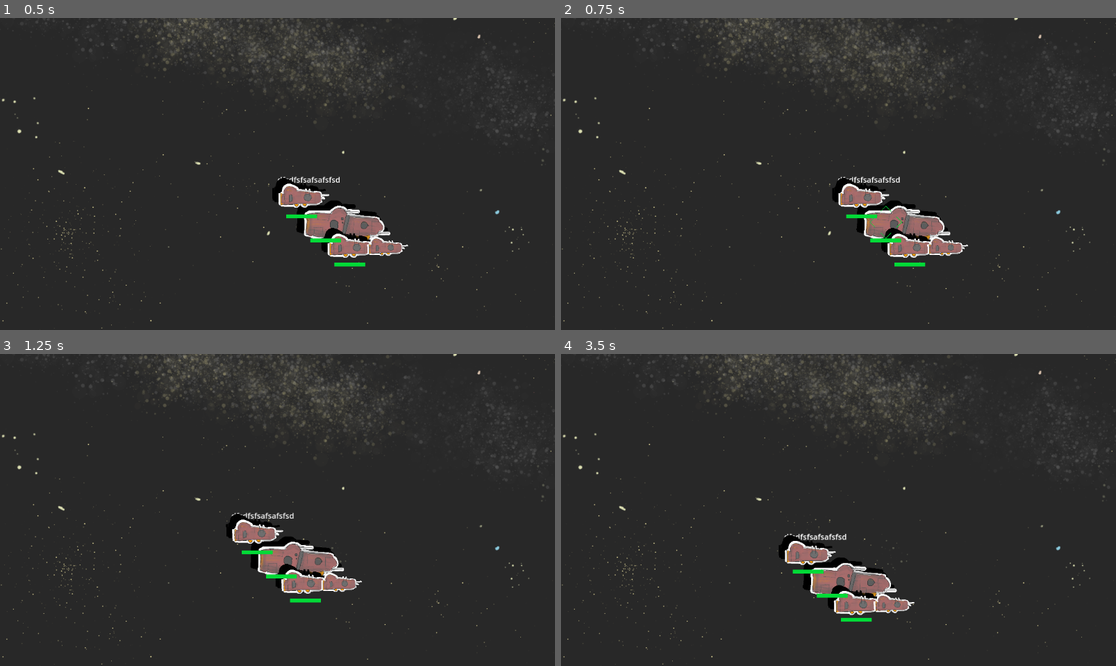
Above: before the commit, frames 1-4 (two rows, left to right).
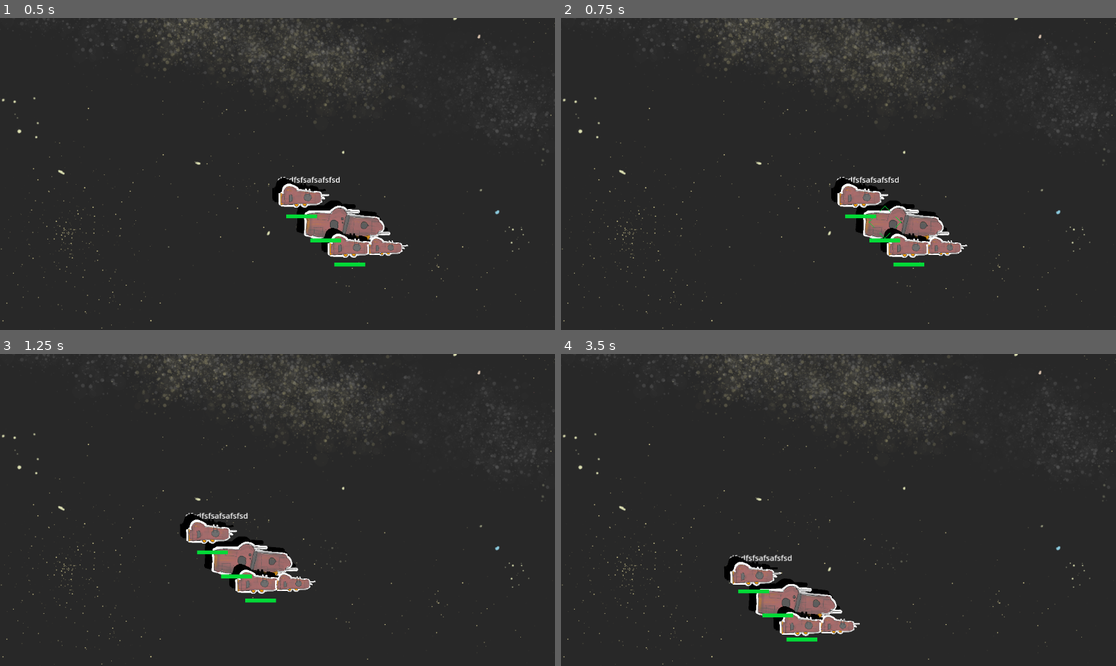
Above: after the commit, the same moments.

Repository: The-Churrosaur/fleetlike
Game: Godot game, scene res://_globals/game_manager.tscn
Same seed, same stepped clock (60 frames per second), same inputs: the game is played once before the commit and once after it.
Inputs (mouse positions are in pixels of both pictures, inside the frame that each line leads up to):
- Up to frame 1 (0.5 s): no input
- Up to frame 2 (0.75 s): tap Enter (ui_accept) at 0.5 s; move the mouse to (888, 220) at 0.52 s; hold Right (ui_right) from 0.53 s (still down); hold 1 (ui_1, bound only after the commit) from 0.53 s (still down)
- Up to frame 3 (1.25 s): keep holding Right (ui_right); keep holding 1 (ui_1, bound only after the commit); tap Enter (ui_accept) at 0.77 s; tap 2 (ui_2, bound only after the commit) at 0.8 s
- Up to frame 4 (3.5 s): move the mouse to (816, 534) at 1.27 s; release Right (ui_right) at 1.28 s; release 1 (ui_1, bound only after the commit) at 1.28 s; hold Down (ui_down) 1.28-2.03 s; tap 2 (ui_2, bound only after the commit) at 1.35 s; tap Enter (ui_accept) at 1.52, 3.02 s; tap 3 (ui_3, bound only after the commit) at 1.55 s; move the mouse to (860, 556) at 2.02 s; hold Right (ui_right) 2.03-2.78 s; hold 3 (ui_3, bound only after the commit) 2.03-2.78 s; tap 4 (ui_4, bound only after the commit) at 2.3, 2.85 s; move the mouse to (810, 572) at 2.77 s; hold Up (ui_up) from 2.78 s (still down); tap 1 (ui_1, bound only after the commit) at 3.05 s

Frame 1 is identical in both runs. In frame 2, 0.9% of the frame differs, in the area x 48-74%, y 50-80%; in frame 3, 5.0%; in frame 4, 6.1%, in the area x 29-64%, y 57-93%.
Error after the commit: Invalid access to property or key '1' on a base object of type 'Dictionary'. (res://battle/controller/control_group_manager.gd:29)

Commit message:
control groups

Diff:
--- a/battle/camera/battle_camera.gd
+++ b/battle/camera/battle_camera.gd
@@ -1,6 +1,6 @@
 extends Camera2D
 
-@export var speed = 200.0
+@export var speed = 400.0
 @export var zoom_out_amount = 1.1
 @export var zoom_in_amount = 0.9
 
--- a/battle/controller/battle_controller.tscn
+++ b/battle/controller/battle_controller.tscn
@@ -1,7 +1,8 @@
-[gd_scene load_steps=3 format=3 uid="uid://d32mj4aiu8e4n"]
+[gd_scene load_steps=4 format=3 uid="uid://d32mj4aiu8e4n"]
 
 [ext_resource type="Script" uid="uid://dwo8wu7m721sh" path="res://battle/controller/battle_controller.gd" id="1_oj5x6"]
 [ext_resource type="PackedScene" uid="uid://de3p2ipojaidu" path="res://battle/controller/ship_selection_manager.tscn" id="2_hj4j3"]
+[ext_resource type="PackedScene" uid="uid://28epksvf7ilx" path="res://battle/controller/control_group_manager.tscn" id="3_7l2vi"]
 
 [node name="BattleController" type="Node2D"]
 script = ExtResource("1_oj5x6")
@@ -12,3 +13,6 @@
 text = "dfsdfsfsafsafsfsd"
 
 [node name="ShipSelectionManager" parent="." instance=ExtResource("2_hj4j3")]
+
+[node name="ControlGroupManager" parent="." node_paths=PackedStringArray("selection_manager") instance=ExtResource("3_7l2vi")]
+selection_manager = NodePath("../ShipSelectionManager")
--- /dev/null
+++ b/battle/controller/control_group_manager.gd
@@ -0,0 +1,38 @@
+
+class_name ControlGroupManager
+extends Node2D
+
+
+@export var selection_manager : ShipSelectionManager
+
+var groups = {} # group number, array of ships
+
+func _unhandled_input(event: InputEvent) -> void:
+
+	# group creation
+
+	if event.is_action_pressed("ui_ctrl_1"):
+		groups[1] = selection_manager.selected_ships.keys()
+
+	elif event.is_action_pressed("ui_ctrl_2"):
+		groups[2] = selection_manager.selected_ships.keys()
+
+	elif event.is_action_pressed("ui_ctrl_3"):
+		groups[3] = selection_manager.selected_ships.keys()
+
+	elif event.is_action_pressed("ui_ctrl_4"):
+		groups[4] = selection_manager.selected_ships.keys()
+
+	# group selection
+
+	elif event.is_action_pressed("ui_1"):
+		selection_manager.select_given_ships(groups[1])
+
+	elif event.is_action_pressed("ui_2"):
+		selection_manager.select_given_ships(groups[2])
+
+	elif event.is_action_pressed("ui_3"):
+		selection_manager.select_given_ships(groups[3])
+
+	elif event.is_action_pressed("ui_4"):
+		selection_manager.select_given_ships(groups[4])
--- /dev/null
+++ b/battle/controller/control_group_manager.tscn
@@ -0,0 +1,6 @@
+[gd_scene load_steps=2 format=3 uid="uid://28epksvf7ilx"]
+
+[ext_resource type="Script" uid="uid://chiy6ft660t0u" path="res://battle/controller/control_group_manager.gd" id="1_lhuwc"]
+
+[node name="ControlGroupManager" type="Node2D"]
+script = ExtResource("1_lhuwc")
--- a/battle/controller/ship_selection_manager.gd
+++ b/battle/controller/ship_selection_manager.gd
@@ -5,8 +5,8 @@
 
 @onready var selection_area: ShipSelectionArea = $SelectionArea
 
-var hovered_ships = {} # ship -> hover sprite
-var selected_ships = {} # ship -> selection sprite
+var hovered_ships = {} # ship -> bool
+var selected_ships = {} # ship -> bool
 
 
 
@@ -42,6 +42,11 @@
 	selection_area.end_selection()
 
 
+func select_given_ships(ships : Array):
+	for ship : Ship in selected_ships.keys(): _deselect_ship(ship)
+	for ship in ships: _select_ship(ship)
+
+
 func _select_ship(ship : Ship):
 	ship.select_ship()
 	selected_ships[ship] = true
--- a/battle/ship/ship.tscn
+++ b/battle/ship/ship.tscn
@@ -160,7 +160,7 @@
 
 [node name="FireControlManager" parent="." node_paths=PackedStringArray("sensors", "weapons") instance=ExtResource("17_6fnym")]
 sensors = [NodePath("Sensor")]
-weapons = [NodePath(""), NodePath("")]
+weapons = [null, null]
 
 [node name="Sensor" parent="FireControlManager" instance=ExtResource("19_2hj83")]
 
--- a/battle/ship/weapons/bullets/bullet_mover.gd
+++ b/battle/ship/weapons/bullets/bullet_mover.gd
@@ -14,7 +14,7 @@
 	bullet.global_position += bullet.global_transform.x * velocity * delta
 
 	if bullet.target:
-		print("bullet has target lerping")
+		#print("bullet has target lerping")
 		target_looker.look_at(bullet.target.global_position)
 		bullet.global_rotation = lerp_angle(bullet.global_rotation, target_looker.global_rotation, 1.0 * delta)
 
--- a/project.godot
+++ b/project.godot
@@ -80,6 +80,46 @@
 "events": [Object(InputEventMouseButton,"resource_local_to_scene":false,"resource_name":"","device":-1,"window_id":0,"a …(253 unchanged characters)…
 ]
 }
+ui_1={
+"deadzone": 0.2,
+"events": [Object(InputEventKey,"resource_local_to_scene":false,"resource_name":"","device":-1,"window_id":0,"alt_pressed":false,"shift_pressed":false,"ctrl_pressed":false,"meta_pressed":false,"pressed":false,"keycode":0,"physical_keycode":49,"key_label":0,"unicode":49,"location":0,"echo":false,"script":null)
+]
+}
+ui_2={
+"deadzone": 0.2,
+"events": [Object(InputEventKey,"resource_local_to_scene":false,"resource_name":"","device":-1,"window_id":0,"alt_pressed":false,"shift_pressed":false,"ctrl_pressed":false,"meta_pressed":false,"pressed":false,"keycode":0,"physical_keycode":50,"key_label":0,"unicode":50,"location":0,"echo":false,"script":null)
+]
+}
+ui_3={
+"deadzone": 0.2,
+"events": [Object(InputEventKey,"resource_local_to_scene":false,"resource_name":"","device":-1,"window_id":0,"alt_pressed":false,"shift_pressed":false,"ctrl_pressed":false,"meta_pressed":false,"pressed":false,"keycode":0,"physical_keycode":51,"key_label":0,"unicode":51,"location":0,"echo":false,"script":null)
+]
+}
+ui_4={
+"deadzone": 0.2,
+"events": [Object(InputEventKey,"resource_local_to_scene":false,"resource_name":"","device":-1,"window_id":0,"alt_pressed":false,"shift_pressed":false,"ctrl_pressed":false,"meta_pressed":false,"pressed":false,"keycode":0,"physical_keycode":52,"key_label":0,"unicode":52,"location":0,"echo":false,"script":null)
+]
+}
+ui_ctrl_1={
+"deadzone": 0.2,
+"events": [Object(InputEventKey,"resource_local_to_scene":false,"resource_name":"","device":-1,"window_id":0,"alt_pressed":false,"shift_pressed":false,"ctrl_pressed":true,"meta_pressed":false,"pressed":false,"keycode":0,"physical_keycode":49,"key_label":0,"unicode":49,"location":0,"echo":false,"script":null)
+]
+}
+ui_ctrl_2={
+"deadzone": 0.2,
+"events": [Object(InputEventKey,"resource_local_to_scene":false,"resource_name":"","device":-1,"window_id":0,"alt_pressed":false,"shift_pressed":false,"ctrl_pressed":true,"meta_pressed":false,"pressed":false,"keycode":0,"physical_keycode":50,"key_label":0,"unicode":50,"location":0,"echo":false,"script":null)
+]
+}
+ui_ctrl_3={
+"deadzone": 0.2,
+"events": [Object(InputEventKey,"resource_local_to_scene":false,"resource_name":"","device":-1,"window_id":0,"alt_pressed":false,"shift_pressed":false,"ctrl_pressed":true,"meta_pressed":false,"pressed":false,"keycode":0,"physical_keycode":51,"key_label":0,"unicode":51,"location":0,"echo":false,"script":null)
+]
+}
+ui_ctrl_4={
+"deadzone": 0.2,
+"events": [Object(InputEventKey,"resource_local_to_scene":false,"resource_name":"","device":-1,"window_id":0,"alt_pressed":false,"shift_pressed":false,"ctrl_pressed":true,"meta_pressed":false,"pressed":false,"keycode":0,"physical_keycode":52,"key_label":0,"unicode":52,"location":0,"echo":false,"script":null)
+]
+}
 
 [layer_names]
 
Not shown, added: battle/controller/control_group_manager.gd.uid
